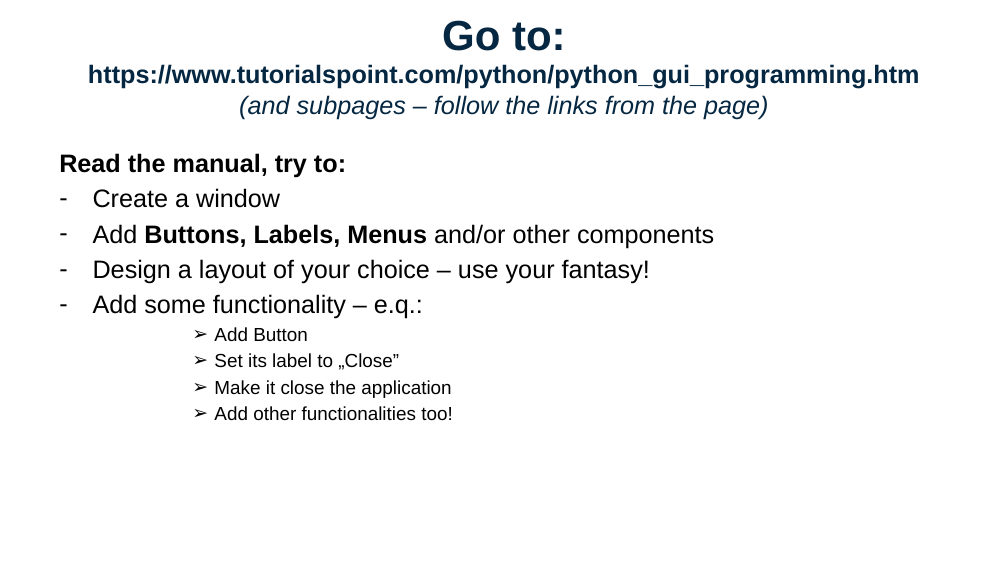
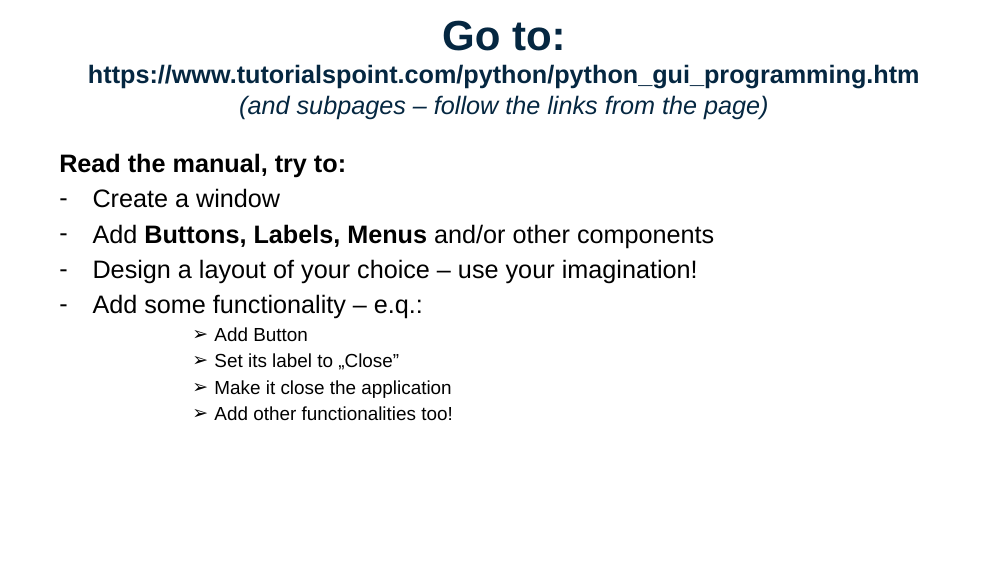
Before and after one commit to marcin-skurczynski/IPB2017, a slide deck: slide 8 of IPB (10-11) tkinter and OOL.pptx. Drawn at 1008x567 pixels with LibreOffice and Linux fonts; fonts in the diff are those of the drawing; background and template pictures are left out. Boxes give left, top, right and bottom in pixels: in the first picture for what was removed or moved away, otherwise in the second. Text is boxed around its words. In the diff, an @@ line names an element or a change of style, - is before the commit and + after.

Commit message:
v. 2

```diff
--- a/IPB (10-11) tkinter and OOL.pptx
+++ b/IPB (10-11) tkinter and OOL.pptx
@@ text at (x1=93, y1=259, x2=698, y2=284): text changed @@
-– Design a layout of your choice – use your fantasy!
+– Design a layout of your choice – use your imagination!
```
